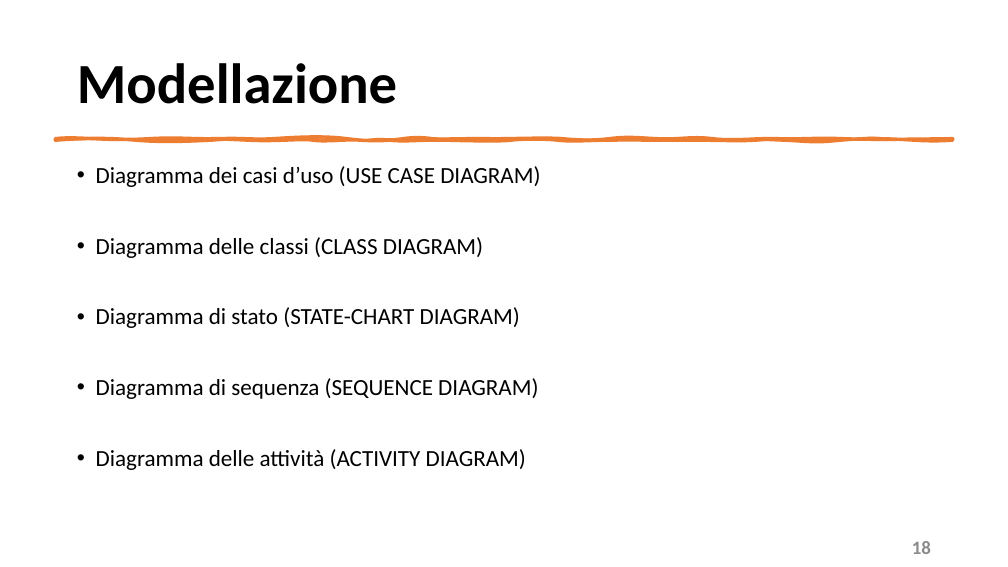
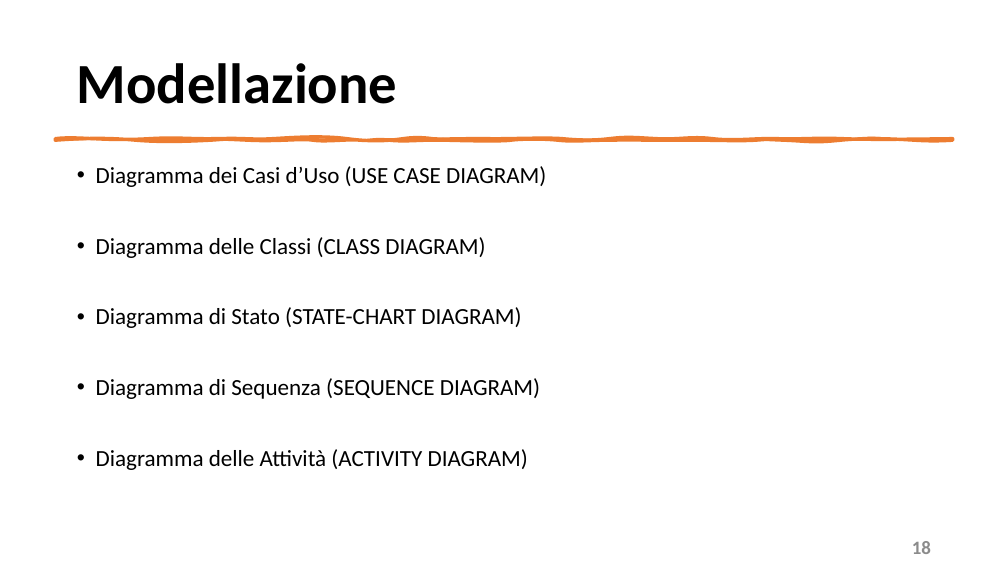
Before and after one commit to mangilimatteo/Progetto_Ingegneria_Software_Cattaneo_Mangili_Saini, a slide deck: slide 18 of Presentazione/Presentazione_Progetto.pptx. Drawn at 1008x567 pixels with LibreOffice and Linux fonts; fonts in the diff are those of the drawing. Boxes give left, top, right and bottom in pixels: in the first picture for what was removed or moved away, otherwise in the second. Text is boxed around its words. In the diff, an @@ line names an element or a change of style, - is before the commit and + after.

Commit message:
Update Presentazione_Progetto

```diff
--- a/Presentazione/Presentazione_Progetto.pptx
+++ b/Presentazione/Presentazione_Progetto.pptx
@@ text at (x1=96, y1=166, x2=546, y2=470): text changed @@
-• Diagramma dei casi d’uso (USE CASE DIAGRAM)
-• Diagramma delle classi (CLASS DIAGRAM)
-• Diagramma di stato (STATE-CHART DIAGRAM)
-• Diagramma di sequenza (SEQUENCE DIAGRAM)
-• Diagramma delle attività (ACTIVITY DIAGRAM)
+• Diagramma dei Casi d’Uso (USE CASE DIAGRAM)
+• Diagramma delle Classi (CLASS DIAGRAM)
+• Diagramma di Stato (STATE-CHART DIAGRAM)
+• Diagramma di Sequenza (SEQUENCE DIAGRAM)
+• Diagramma delle Attività (ACTIVITY DIAGRAM)
```
